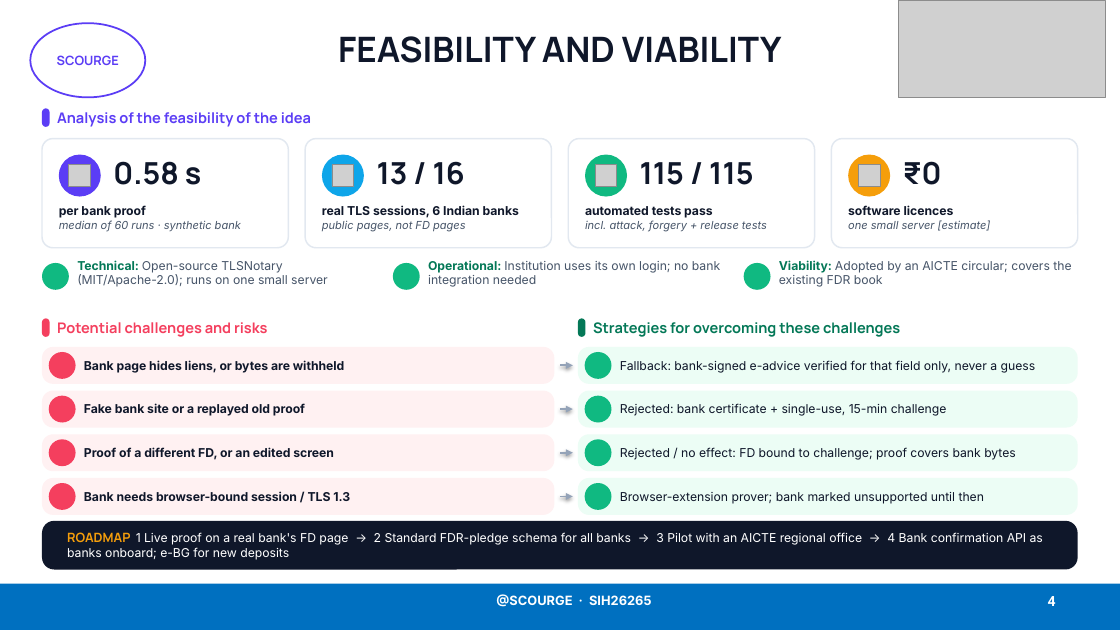
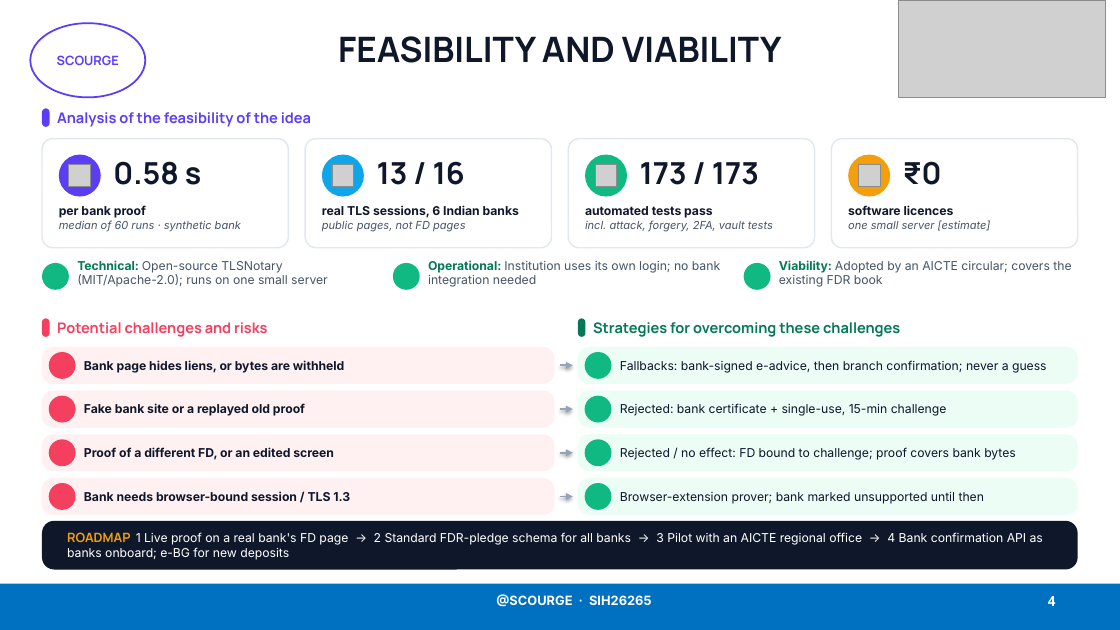
Before and after one commit to Lakki007/Arnavax-Scourge-SIH26265, a slide deck: slide 4 of docs/ppt/Scourge_SIH26265_Idea.pptx. Drawn at 1120x630 pixels with LibreOffice and Linux fonts; fonts in the diff are those of the drawing; grey boxes stand for pictures; background and template pictures are left out. Boxes give left, top, right and bottom in pixels: in the first picture for what was removed or moved away, otherwise in the second. Text is boxed around its words. In the diff, an @@ line names an element or a change of style, - is before the commit and + after.

```diff
--- a/docs/ppt/Scourge_SIH26265_Idea.pptx
+++ b/docs/ppt/Scourge_SIH26265_Idea.pptx
@@ text at (x1=640, y1=162, x2=759, y2=185): text changed @@
-115 / 115
+173 / 173
@@ text at (x1=585, y1=220, x2=773, y2=231): text changed @@
-incl. attack, forgery + release tests
+incl. attack, forgery, 2FA, vault tests
@@ text at (x1=620, y1=360, x2=1047, y2=373): text changed @@
-Fallback: bank-signed e-advice verified for that field only, never a guess
+Fallbacks: bank-signed e-advice, then branch confirmation; never a guess
```
Also in this commit, not shown: 4 other slides changed, 33 other files.
